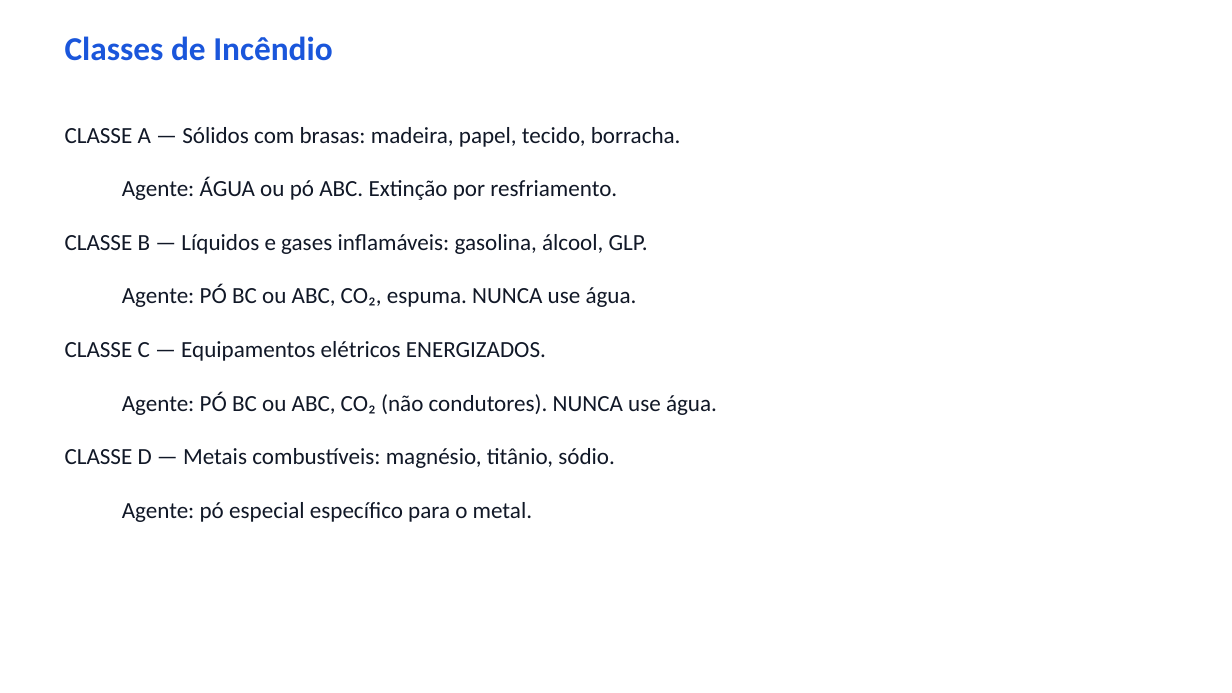
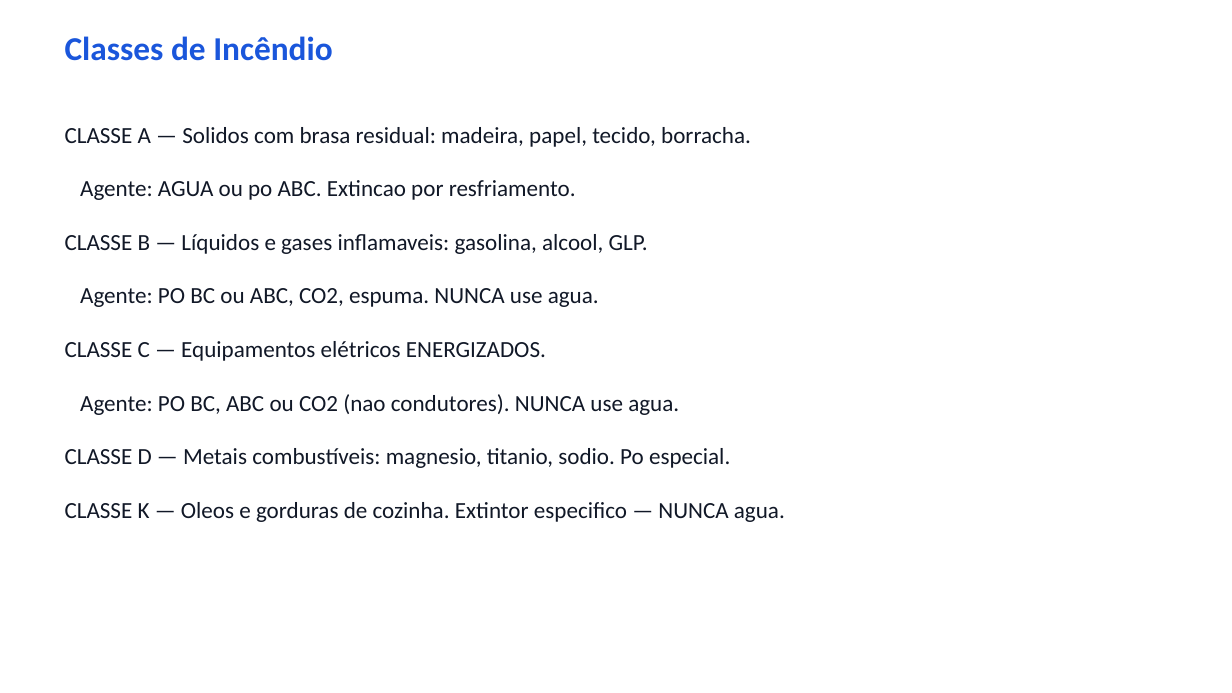
Before and after one commit to sanicolauvix/quiz-nr, a slide deck: slide 3 of 05_Extintores.pptx. Drawn at 1232x693 pixels with LibreOffice and Linux fonts; fonts in the diff are those of the drawing. Boxes give left, top, right and bottom in pixels: in the first picture for what was removed or moved away, otherwise in the second. Text is boxed around its words. In the diff, an @@ line names an element or a change of style, - is before the commit and + after.

```diff
--- a/05_Extintores.pptx
+++ b/05_Extintores.pptx
@@ text at [65, 127, 751, 147]: text changed @@
-CLASSE A — Sólidos com brasas: madeira, papel, tecido, borracha.
+CLASSE A — Solidos com brasa residual: madeira, papel, tecido, borracha.
@@ text at [80, 180, 576, 200]: text changed @@
-Agente: ÁGUA ou pó ABC. Extinção por resfriamento.
+Agente: AGUA ou po ABC. Extincao por resfriamento.
@@ text at [65, 234, 648, 254]: text changed @@
-CLASSE B — Líquidos e gases inflamáveis: gasolina, álcool, GLP.
+CLASSE B — Líquidos e gases inflamaveis: gasolina, alcool, GLP.
@@ text at [80, 288, 599, 307]: text changed @@
-Agente: PÓ BC ou ABC, CO₂, espuma. NUNCA use água.
+Agente: PO BC ou ABC, CO2, espuma. NUNCA use agua.
@@ text at [80, 394, 679, 415]: text changed @@
-Agente: PÓ BC ou ABC, CO₂ (não condutores). NUNCA use água.
+Agente: PO BC, ABC ou CO2 (nao condutores). NUNCA use agua.
@@ text at [65, 448, 730, 468]: text changed @@
-CLASSE D — Metais combustíveis: magnésio, titânio, sódio.
+CLASSE D — Metais combustíveis: magnesio, titanio, sodio. Po especial.
@@ text at [65, 502, 785, 522]: text changed @@
-Agente: pó especial específico para o metal.
+CLASSE K — Oleos e gorduras de cozinha. Extintor especifico — NUNCA agua.
```
Also in this commit, not shown: 9 other slides changed, 7 other files.
